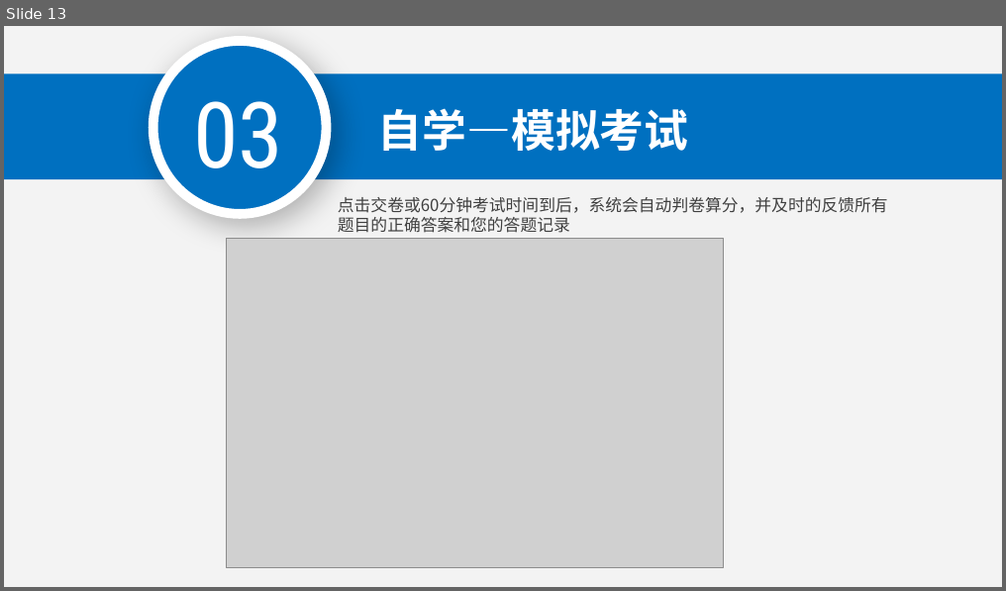
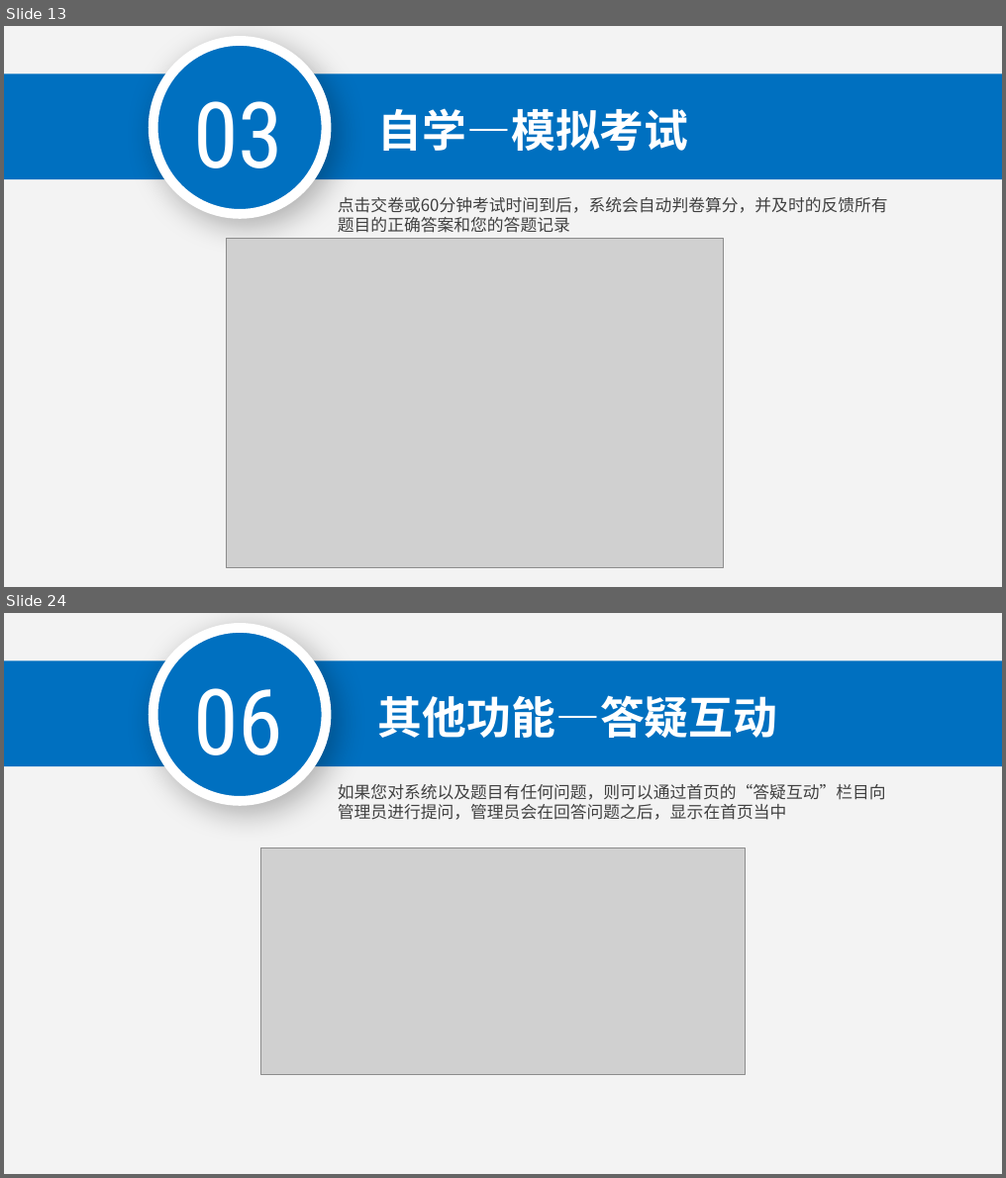
Before and after one commit to marstrip/police-office-testing, a slide deck: Doc/交付文档/培训.pptx. Shown one above the other, each under a label of ours: slide 13 before the commit, slides 13 and 24 after it; the slides between them are not shown. The pictures are 1006x591 and 1006x1178 pixels, drawn with LibreOffice and Linux fonts; fonts in the diff are those of the drawing; grey boxes stand for pictures; background and template pictures are left out. Boxes give left, top, right and bottom in pixels: in the first picture for what was removed or moved away, otherwise in the second. Text is boxed around its words. In the diff, an @@ line names an element or a change of style, - is before the commit and + after.

```diff
--- a/Doc/交付文档/培训.pptx
+++ b/Doc/交付文档/培训.pptx
@@ slide 24 added at [4, 613, 1002, 1174], background picture (left out) @@
@@ ellipse added at [152, 628, 326, 801], fill #0070C0, outline #D9D9DA 7 pt @@
@@ rectangle added at [4, 661, 1002, 766], fill #0070C0 @@
@@ text added at [193, 688, 283, 756], 66 pt, text #FFFFFF @@
+06
@@ text added at [378, 695, 777, 738], 32 pt, text #FFFFFF, bold @@
+其他功能—答疑互动
@@ text added at [338, 784, 886, 820], 12 pt, text #404040 @@
+如果您对系统以及题目有任何问题，则可以通过首页的“答疑互动”栏目向管理员进行提问，管理员会在回答问题之后，显示在首页当中
@@ picture added at [261, 848, 745, 1074] @@
```
Also in this commit, not shown: 8 slides changed, 6 other slides added.
